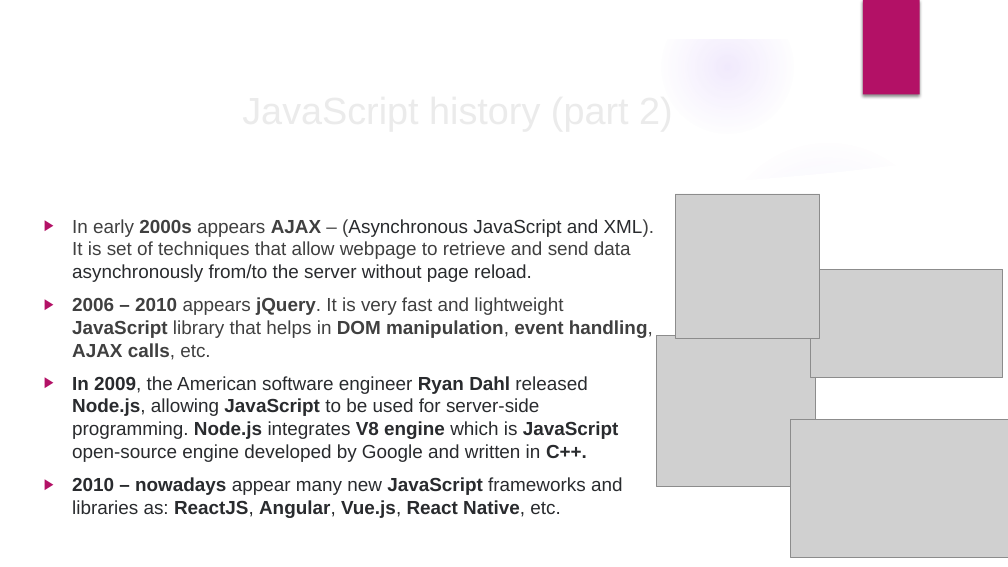
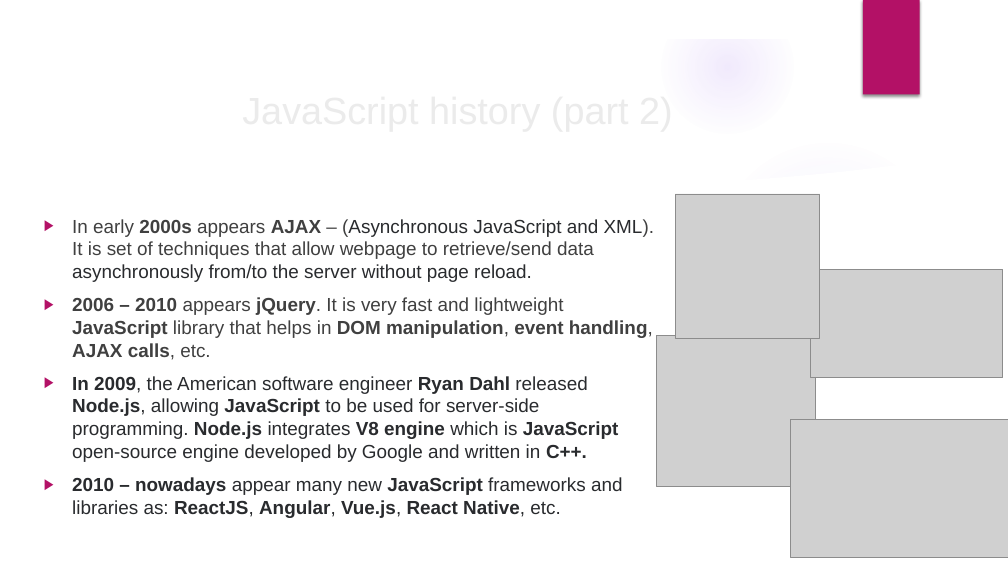
Before and after one commit to velizar92/TSK_Presentations, a slide deck: slide 3 of JS intro and overview.pptx. Drawn at 1008x567 pixels with LibreOffice and Linux fonts; fonts in the diff are those of the drawing; grey boxes stand for pictures; background and template pictures are left out. Boxes give left, top, right and bottom in pixels: in the first picture for what was removed or moved away, otherwise in the second. Text is boxed around its words. In the diff, an @@ line names an element or a change of style, - is before the commit and + after.

```diff
--- a/JS intro and overview.pptx
+++ b/JS intro and overview.pptx
@@ text at bbox=[72, 219, 655, 282]: text changed @@
-▶ In early 2000s appears AJAX – (Asynchronous JavaScript and XML). It is set of techniques that allow webpage to retrieve and send data asynchronously from/to the server without page reload.
+▶ In early 2000s appears AJAX – (Asynchronous JavaScript and XML). It is set of techniques that allow webpage to retrieve/send data asynchronously from/to the server without page reload.
```
Also in this commit, not shown: 3 other slides changed, 2 slides added.
